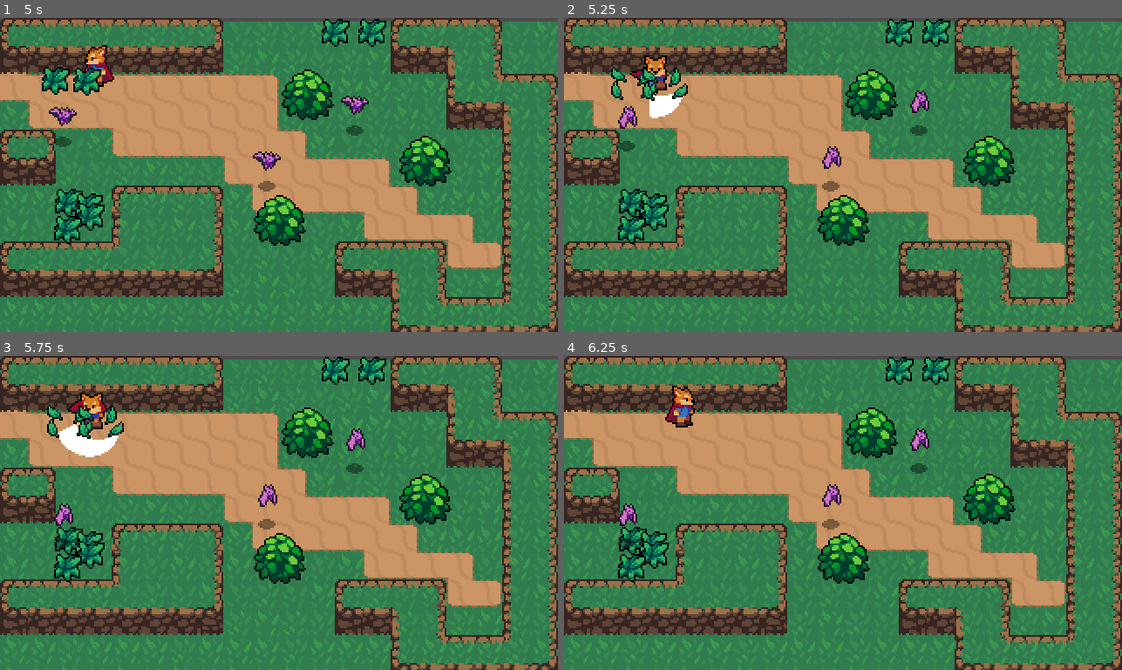
Above: before the commit, frames 1-4 (two rows, left to right).
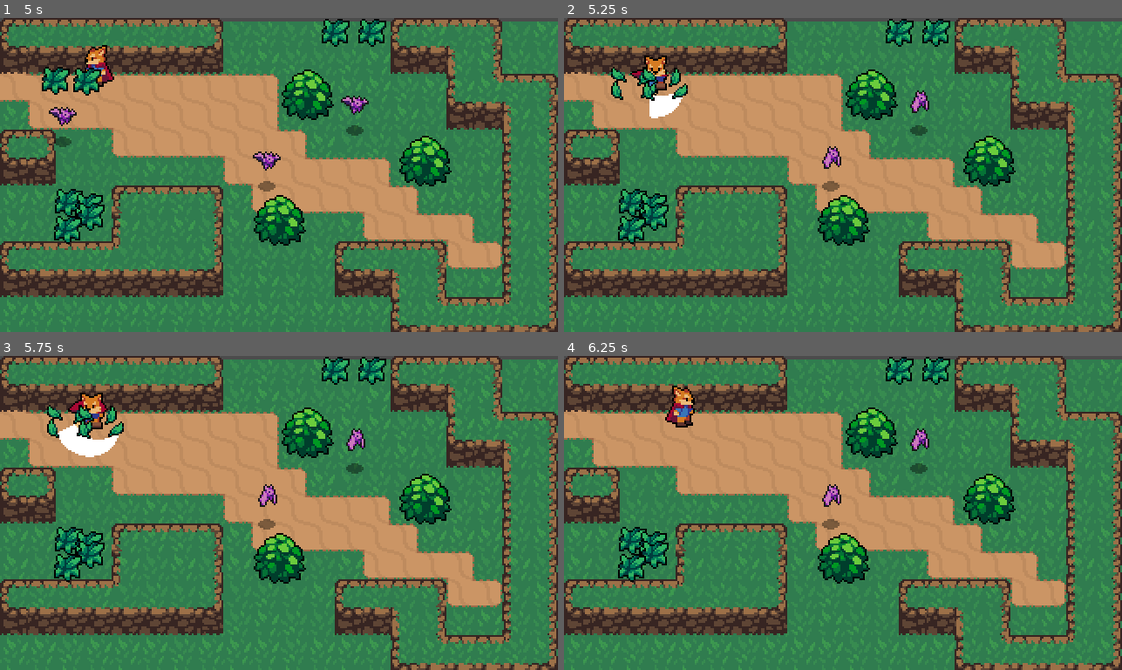
Above: after the commit, the same moments.

Repository: sunsLorenzo/godot_learn
Game: Godot game, scene res://World/world.tscn
Two runs of this game, one before a commit and one after it. Both use one fixed random seed, a clock stepped at 60 frames per second and the inputs below.
Inputs:
- Up to frame 1 (5 s): hold Right (ui_right) 0.53-1.28 s; hold J (attack) 0.53-1.28 s; hold Down (ui_down) 1.28-2.03 s; tap K (roll) at 1.35, 2.85, 4.35 s; hold Right (ui_right) 2.03-2.78 s; hold J (attack) 2.03-2.78 s; hold Up (ui_up) 2.78-3.53 s; hold J (attack) 3.53-4.28 s; hold Left (ui_left) from 3.53 s (still down)
- Up to frame 2 (5.25 s): release Left (ui_left) at 5.03 s; hold Down (ui_down) from 5.03 s (still down); hold J (attack) from 5.03 s (still down)
- Up to frame 3 (5.75 s): keep holding Down (ui_down); keep holding J (attack)
- Up to frame 4 (6.25 s): release Down (ui_down) at 5.78 s; release J (attack) at 5.78 s; hold Right (ui_right) from 5.78 s (still down); tap K (roll) at 5.85 s

Frame 1 is identical in both runs. In frame 2, 0.2% of the frame differs, in the area x 9-14%, y 28-43%; in frame 3, 0.2%; in frame 4, 0.2%.

Commit message:
14.信号,setget,stats

Diff:
--- a/RPG/Enemies/Bat.gd
+++ b/RPG/Enemies/Bat.gd
@@ -1,10 +1,22 @@
 extends KinematicBody2D
 
 var knockback = Vector2.ZERO
+onready var  stats = $Stats
+
+
+func _ready():
+	print(stats.max_health)
+	print(stats.health)
+
 func _physics_process(delta):
 	knockback = knockback.move_toward(Vector2.ZERO, 300*delta)
 	knockback = move_and_slide(knockback)
 
 func _on_Hurtbox_area_entered(area):
+	stats.health -= area.damage
+#	if stats.health <= 0:
+#		queue_free()
 	knockback = area.knockback_vector * 150  # area 是进入该物体的area (Player 的Hitbox )
-#	queue_free()
+
+func _on_Stats_no_health():
+	queue_free()
--- a/RPG/Enemies/Bat.tscn
+++ b/RPG/Enemies/Bat.tscn
@@ -1,33 +1,34 @@
-[gd_scene load_steps=13 format=2]
+[gd_scene load_steps=14 format=2]
 
 [ext_resource path="res://Enemies/Bat.png" type="Texture" id=1]
 [ext_resource path="res://Shadows/SmallShadow.png" type="Texture" id=2]
 [ext_resource path="res://Hit_Hurt_boxs/Hurtbox.tscn" type="PackedScene" id=3]
 [ext_resource path="res://Enemies/Bat.gd" type="Script" id=4]
+[ext_resource path="res://Stats.tscn" type="PackedScene" id=5]
+
+[sub_resource type="AtlasTexture" id=1]
+atlas = ExtResource( 1 )
+region = Rect2( 0, 0, 16, 24 )
 
 [sub_resource type="AtlasTexture" id=2]
 atlas = ExtResource( 1 )
-region = Rect2( 0, 0, 16, 24 )
+region = Rect2( 16, 0, 16, 24 )
 
 [sub_resource type="AtlasTexture" id=3]
 atlas = ExtResource( 1 )
-region = Rect2( 16, 0, 16, 24 )
+region = Rect2( 32, 0, 16, 24 )
 
 [sub_resource type="AtlasTexture" id=4]
 atlas = ExtResource( 1 )
-region = Rect2( 32, 0, 16, 24 )
+region = Rect2( 48, 0, 16, 24 )
 
 [sub_resource type="AtlasTexture" id=5]
 atlas = ExtResource( 1 )
-region = Rect2( 48, 0, 16, 24 )
-
-[sub_resource type="AtlasTexture" id=6]
-atlas = ExtResource( 1 )
 region = Rect2( 64, 0, 16, 24 )
 
-[sub_resource type="SpriteFrames" id=1]
+[sub_resource type="SpriteFrames" id=6]
 animations = [ {
-"frames": [ SubResource( 2 ), SubResource( 3 ), SubResource( 4 ), SubResource( 5 ), SubResource( 6 ) ],
+"frames": [ SubResource( 1 ), SubResource( 2 ), SubResource( 3 ), SubResource( 4 ), SubResource( 5 ) ],
 "loop": true,
 "name": "Fly",
 "speed": 10.0
@@ -65,6 +66,10 @@
 [node name="CollisionShape2D" parent="Hurtbox" index="0"]
 position = Vector2( 0, -14.0438 )
 shape = SubResource( 8 )
+
+[node name="Stats" parent="." instance=ExtResource( 5 )]
+max_health = 2
 [connection signal="area_entered" from="Hurtbox" to="." method="_on_Hurtbox_area_entered"]
+[connection signal="no_health" from="Stats" to="." method="_on_Stats_no_health"]
 
 [editable path="Hurtbox"]
--- /dev/null
+++ b/RPG/Hit_Hurt_boxs/Hitbox.gd
@@ -0,0 +1,4 @@
+extends Area2D
+
+
+export var damage = 1
--- a/RPG/Hit_Hurt_boxs/Hitbox.tscn
+++ b/RPG/Hit_Hurt_boxs/Hitbox.tscn
@@ -1,7 +1,10 @@
-[gd_scene format=2]
+[gd_scene load_steps=2 format=2]
+
+[ext_resource path="res://Hit_Hurt_boxs/Hitbox.gd" type="Script" id=1]
 
 [node name="Hitbox" type="Area2D"]
 collision_layer = 0
 collision_mask = 0
+script = ExtResource( 1 )
 
 [node name="CollisionShape2D" type="CollisionShape2D" parent="."]
--- a/RPG/Player/SwordHitbox.gd
+++ b/RPG/Player/SwordHitbox.gd
@@ -1,4 +1,4 @@
-extends Area2D
+extends "res://Hit_Hurt_boxs/Hitbox.gd"
 
 
 var knockback_vector = Vector2.ZERO
--- a/RPG/Player/player.gd
+++ b/RPG/Player/player.gd
@@ -1,8 +1,8 @@
 extends KinematicBody2D
 
-const ACCELLERATION = 400
-const MAX_SPEED = 50
-const FRICTION = 800
+export var ACCELLERATION = 400
+export var MAX_SPEED = 50
+export var FRICTION = 800
 
 enum {
 	MOVE,
--- /dev/null
+++ b/RPG/Stats.gd
@@ -0,0 +1,12 @@
+extends Node
+
+
+export(int) var max_health =  1
+onready var health = max_health setget  set_health# 游戏加载的时候再执行
+
+signal no_health
+func set_health(val):
+	health = val
+	print("Stats.gd  health=",health)
+	if health<=0:
+		emit_signal("no_health")
--- /dev/null
+++ b/RPG/Stats.tscn
@@ -0,0 +1,7 @@
+[gd_scene load_steps=2 format=2]
+
+[ext_resource path="res://Stats.gd" type="Script" id=1]
+
+[node name="Stats" type="Node"]
+script = ExtResource( 1 )
+[connection signal="no_health" from="." to="." method="_on_Stats_no_health"]
Not shown: 1 places in RPG/Enemies/Bat.tscn that only renumber resources
